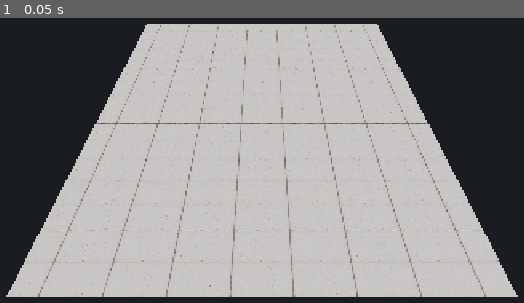
Above: before the commit, frame 1.
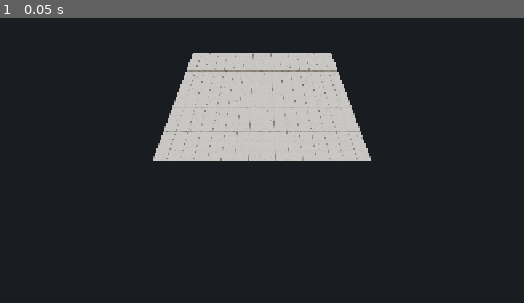
Above: after the commit, the same moment.

Repository: mehmetdem2005/Backrooms
Game: Godot game, scene res://Level.tscn
The game is run twice, just before and just after one commit, with the same random seed, the same clock (stepped at 60 frames per second) and the same inputs. Before the commit the project starts from res://Map.tscn.
Inputs:
- Up to frame 1 (0.05 s): no input

The runs differ from the first frame. In frame 1, 56% of the frame differs, in the area x 1-99%, y 2-98%.

Commit message:
FloorBuilder: switch to individual placeable parts (FloorTile.tscn = MeshInstance/PlaneMesh + user material) instead of GridMap; Level.tscn to assemble by drag/duplicate
https://claude.ai/code/session_01NRpMnaAWyeW9sMqBjCT8aX

Diff:
--- /dev/null
+++ b/FloorBuilder/FloorTile.tscn
@@ -0,0 +1,21 @@
+[gd_scene format=3]
+
+[ext_resource type="Texture2D" path="res://textures/floor_albedo.png" id="1_yie6u"]
+[ext_resource type="Texture2D" path="res://textures/floor_ao.png" id="2_43e23"]
+[ext_resource type="Texture2D" path="res://textures/floor_normal.png" id="3_504k0"]
+[ext_resource type="Texture2D" path="res://textures/floor_rough.png" id="4_7iy1d"]
+
+[sub_resource type="PlaneMesh" id="PlaneMesh_edwd6"]
+size = Vector2(4, 4)
+
+[sub_resource type="StandardMaterial3D" id="StandardMaterial3D_5wgok"]
+albedo_texture = ExtResource("1_yie6u")
+roughness_texture = ExtResource("4_7iy1d")
+normal_enabled = true
+normal_texture = ExtResource("3_504k0")
+ao_enabled = true
+ao_texture = ExtResource("2_43e23")
+
+[node name="FloorTile" type="MeshInstance3D" unique_id=612339827]
+mesh = SubResource("PlaneMesh_edwd6")
+surface_material_override/0 = SubResource("StandardMaterial3D_5wgok")
--- /dev/null
+++ b/FloorBuilder/Level.tscn
@@ -0,0 +1,117 @@
+[gd_scene format=3]
+
+[ext_resource type="Texture2D" path="res://textures/floor_albedo.png" id="1_wkftn"]
+[ext_resource type="Texture2D" path="res://textures/floor_ao.png" id="2_q4iis"]
+[ext_resource type="Texture2D" path="res://textures/floor_normal.png" id="3_m3clv"]
+[ext_resource type="Texture2D" path="res://textures/floor_rough.png" id="4_mxnmf"]
+
+[sub_resource type="PlaneMesh" id="PlaneMesh_edwd6"]
+size = Vector2(4, 4)
+
+[sub_resource type="StandardMaterial3D" id="StandardMaterial3D_5wgok"]
+albedo_texture = ExtResource("1_wkftn")
+roughness_texture = ExtResource("4_mxnmf")
+normal_enabled = true
+normal_texture = ExtResource("3_m3clv")
+ao_enabled = true
+ao_texture = ExtResource("2_q4iis")
+
+[sub_resource type="Environment" id="Environment_4eo0i"]
+background_mode = 1
+background_color = Color(0.1, 0.11, 0.13, 1)
+ambient_light_source = 2
+ambient_light_color = Color(0.92, 0.93, 0.95, 1)
+tonemap_mode = 4
+
+[node name="Level" type="Node3D" unique_id=1589881031]
+
+[node name="Floors" type="Node3D" parent="." unique_id=1090448567]
+
+[node name="FloorTile" type="MeshInstance3D" parent="Floors" unique_id=612339827]
+mesh = SubResource("PlaneMesh_edwd6")
+surface_material_override/0 = SubResource("StandardMaterial3D_5wgok")
+
+[node name="@MeshInstance3D@2" type="MeshInstance3D" parent="Floors" unique_id=953599214]
+transform = Transform3D(1, 0, 0, 0, 1, 0, 0, 0, 1, 0, 0, 4)
+mesh = SubResource("PlaneMesh_edwd6")
+surface_material_override/0 = SubResource("StandardMaterial3D_5wgok")
+
+[node name="@MeshInstance3D@3" type="MeshInstance3D" parent="Floors" unique_id=723432652]
+transform = Transform3D(1, 0, 0, 0, 1, 0, 0, 0, 1, 0, 0, 8)
+mesh = SubResource("PlaneMesh_edwd6")
+surface_material_override/0 = SubResource("StandardMaterial3D_5wgok")
+
+[node name="@MeshInstance3D@4" type="MeshInstance3D" parent="Floors" unique_id=1830559391]
+transform = Transform3D(1, 0, 0, 0, 1, 0, 0, 0, 1, 0, 0, 12)
+mesh = SubResource("PlaneMesh_edwd6")
+surface_material_override/0 = SubResource("StandardMaterial3D_5wgok")
+
+[node name="@MeshInstance3D@5" type="MeshInstance3D" parent="Floors" unique_id=819323309]
+transform = Transform3D(1, 0, 0, 0, 1, 0, 0, 0, 1, 4, 0, 0)
+mesh = SubResource("PlaneMesh_edwd6")
+surface_material_override/0 = SubResource("StandardMaterial3D_5wgok")
+
+[node name="@MeshInstance3D@6" type="MeshInstance3D" parent="Floors" unique_id=693110062]
+transform = Transform3D(1, 0, 0, 0, 1, 0, 0, 0, 1, 4, 0, 4)
+mesh = SubResource("PlaneMesh_edwd6")
+surface_material_override/0 = SubResource("StandardMaterial3D_5wgok")
+
+[node name="@MeshInstance3D@7" type="MeshInstance3D" parent="Floors" unique_id=644303221]
+transform = Transform3D(1, 0, 0, 0, 1, 0, 0, 0, 1, 4, 0, 8)
+mesh = SubResource("PlaneMesh_edwd6")
+surface_material_override/0 = SubResource("StandardMaterial3D_5wgok")
+
+[node name="@MeshInstance3D@8" type="MeshInstance3D" parent="Floors" unique_id=1290763777]
+transform = Transform3D(1, 0, 0, 0, 1, 0, 0, 0, 1, 4, 0, 12)
+mesh = SubResource("PlaneMesh_edwd6")
+surface_material_override/0 = SubResource("StandardMaterial3D_5wgok")
+
+[node name="@MeshInstance3D@9" type="MeshInstance3D" parent="Floors" unique_id=1139701631]
+transform = Transform3D(1, 0, 0, 0, 1, 0, 0, 0, 1, 8, 0, 0)
+mesh = SubResource("PlaneMesh_edwd6")
+surface_material_override/0 = SubResource("StandardMaterial3D_5wgok")
+
+[node name="@MeshInstance3D@10" type="MeshInstance3D" parent="Floors" unique_id=1283960898]
+transform = Transform3D(1, 0, 0, 0, 1, 0, 0, 0, 1, 8, 0, 4)
+mesh = SubResource("PlaneMesh_edwd6")
+surface_material_override/0 = SubResource("StandardMaterial3D_5wgok")
+
+[node name="@MeshInstance3D@11" type="MeshInstance3D" parent="Floors" unique_id=586732516]
+transform = Transform3D(1, 0, 0, 0, 1, 0, 0, 0, 1, 8, 0, 8)
+mesh = SubResource("PlaneMesh_edwd6")
+surface_material_override/0 = SubResource("StandardMaterial3D_5wgok")
+
+[node name="@MeshInstance3D@12" type="MeshInstance3D" parent="Floors" unique_id=165433744]
+transform = Transform3D(1, 0, 0, 0, 1, 0, 0, 0, 1, 8, 0, 12)
+mesh = SubResource("PlaneMesh_edwd6")
+surface_material_override/0 = SubResource("StandardMaterial3D_5wgok")
+
+[node name="@MeshInstance3D@13" type="MeshInstance3D" parent="Floors" unique_id=1442161825]
+transform = Transform3D(1, 0, 0, 0, 1, 0, 0, 0, 1, 12, 0, 0)
+mesh = SubResource("PlaneMesh_edwd6")
+surface_material_override/0 = SubResource("StandardMaterial3D_5wgok")
+
+[node name="@MeshInstance3D@14" type="MeshInstance3D" parent="Floors" unique_id=2040015277]
+transform = Transform3D(1, 0, 0, 0, 1, 0, 0, 0, 1, 12, 0, 4)
+mesh = SubResource("PlaneMesh_edwd6")
+surface_material_override/0 = SubResource("StandardMaterial3D_5wgok")
+
+[node name="@MeshInstance3D@15" type="MeshInstance3D" parent="Floors" unique_id=628271709]
+transform = Transform3D(1, 0, 0, 0, 1, 0, 0, 0, 1, 12, 0, 8)
+mesh = SubResource("PlaneMesh_edwd6")
+surface_material_override/0 = SubResource("StandardMaterial3D_5wgok")
+
+[node name="@MeshInstance3D@16" type="MeshInstance3D" parent="Floors" unique_id=1112453886]
+transform = Transform3D(1, 0, 0, 0, 1, 0, 0, 0, 1, 12, 0, 12)
+mesh = SubResource("PlaneMesh_edwd6")
+surface_material_override/0 = SubResource("StandardMaterial3D_5wgok")
+
+[node name="Camera3D" type="Camera3D" parent="." unique_id=1232050804]
+transform = Transform3D(1, 0, 0, 0, 0.791285, 0.6114475, 0, -0.6114475, 0.791285, 6, 17, 28)
+
+[node name="Sun" type="DirectionalLight3D" parent="." unique_id=822753608]
+transform = Transform3D(0.81915206, -0.46984634, 0.32898995, 0, 0.57357645, 0.81915206, -0.57357645, -0.6710101, 0.46984634, 0, 0, 0)
+light_energy = 0.8
+
+[node name="WorldEnvironment" type="WorldEnvironment" parent="." unique_id=949182967]
+environment = SubResource("Environment_4eo0i")
--- a/FloorBuilder/Map.tscn
+++ /dev/null
@@ -1,57 +0,0 @@
-[gd_scene format=3]
-
-[ext_resource type="Texture2D" path="res://textures/floor_albedo.png" id="1_7if1s"]
-[ext_resource type="Texture2D" path="res://textures/floor_ao.png" id="2_v6avs"]
-[ext_resource type="Texture2D" path="res://textures/floor_normal.png" id="3_8qak7"]
-[ext_resource type="Texture2D" path="res://textures/floor_rough.png" id="4_0f2yp"]
-
-[sub_resource type="StandardMaterial3D" id="StandardMaterial3D_by2kx"]
-albedo_texture = ExtResource("1_7if1s")
-roughness_texture = ExtResource("4_0f2yp")
-normal_enabled = true
-normal_texture = ExtResource("3_8qak7")
-ao_enabled = true
-ao_texture = ExtResource("2_v6avs")
-
-[sub_resource type="BoxMesh" id="BoxMesh_60xiu"]
-material = SubResource("StandardMaterial3D_by2kx")
-size = Vector3(4, 0.12, 4)
-
-[sub_resource type="BoxShape3D" id="BoxShape3D_l4cca"]
-size = Vector3(4, 0.12, 4)
-
-[sub_resource type="MeshLibrary" id="MeshLibrary_vm4q1"]
-item/0/name = "Floor"
-item/0/mesh = SubResource("BoxMesh_60xiu")
-item/0/mesh_transform = Transform3D(1, 0, 0, 0, 1, 0, 0, 0, 1, 0, -0.06, 0)
-item/0/mesh_cast_shadow = 1
-item/0/shapes = [SubResource("BoxShape3D_l4cca"), Transform3D(1, 0, 0, 0, 1, 0, 0, 0, 1, 0, -0.06, 0)]
-item/0/navigation_mesh_transform = Transform3D(1, 0, 0, 0, 1, 0, 0, 0, 1, 0, 0, 0)
-item/0/navigation_layers = 1
-
-[sub_resource type="Environment" id="Environment_ud676"]
-background_mode = 1
-background_color = Color(0.1, 0.11, 0.13, 1)
-ambient_light_source = 2
-ambient_light_color = Color(0.92, 0.93, 0.95, 1)
-tonemap_mode = 4
-
-[node name="Map" type="Node3D" unique_id=19472921]
-
-[node name="GridMap" type="GridMap" parent="." unique_id=1317258180]
-mesh_library = SubResource("MeshLibrary_vm4q1")
-cell_size = Vector3(4, 2, 4)
-cell_center_y = false
-data = {
-"cells": PackedInt32Array(0, 0, 0, 0, 1, 0, 0, 2, 0, 0, 3, 0, 0, 4, 0, 0, 5, 0, 0, 6, 0, 0, 7, 0, 1, 0, 0, 1, 1, 0, 1, 2, 0, 1, 3, 0, 1, 4, 0, 1, 5, 0, 1, 6, 0, 1, 7, 0, 2, 0, 0, 2, 1, 0, 2, 2, 0, 2, 3, 0, 2, 4, 0, 2, 5, 0, 2, 6, 0, 2, 7, 0, 3, 0, 0, 3, 1, 0, 3, 2, 0, 3, 3, 0, 3, 4, 0, 3, 5, 0, 3, 6, 0, 3, 7, 0, 4, 0, 0, 4, 1, 0, 4, 2, 0, 4, 3, 0, 4, 4, 0, 4, 5, 0, 4, 6, 0, 4, 7, 0, 5, 0, 0, 5, 1, 0, 5, 2, 0, 5, 3, 0, 5, 4, 0, 5, 5, 0, 5, 6, 0, 5, 7, 0, 6, 0, 0, 6, 1, 0, 6, 2, 0, 6, 3, 0, 6, 4, 0, 6, 5, 0, 6, 6, 0, 6, 7, 0, 7, 0, 0, 7, 1, 0, 7, 2, 0, 7, 3, 0, 7, 4, 0, 7, 5, 0, 7, 6, 0, 7, 7, 0)
-}
-
-[node name="Camera3D" type="Camera3D" parent="." unique_id=165321341]
-transform = Transform3D(1, 0, 0, 0, 0.70710677, 0.70710677, 0, -0.70710677, 0.70710677, 16, 22, 36)
-
-[node name="Sun" type="DirectionalLight3D" parent="." unique_id=806211808]
-transform = Transform3D(0.81915206, -0.46984634, 0.32898995, 0, 0.57357645, 0.81915206, -0.57357645, -0.6710101, 0.46984634, 0, 0, 0)
-light_energy = 0.8
-
-[node name="WorldEnvironment" type="WorldEnvironment" parent="." unique_id=762795680]
-environment = SubResource("Environment_ud676")
--- a/FloorBuilder/build_kit.gd
+++ b/FloorBuilder/build_parts.gd
@@ -8,30 +8,30 @@
     mat.normal_enabled = true
     mat.normal_texture = load("res://textures/floor_normal.png")
     mat.roughness = 1.0
-    var bm := BoxMesh.new()
-    bm.size = Vector3(4, 0.12, 4)
-    bm.material = mat
-    var ml := MeshLibrary.new()
-    ml.create_item(0)
-    ml.set_item_name(0, "Floor")
-    ml.set_item_mesh(0, bm)
-    ml.set_item_mesh_transform(0, Transform3D(Basis(), Vector3(0, -0.06, 0)))
-    var shp := BoxShape3D.new()
-    shp.size = Vector3(4, 0.12, 4)
-    ml.set_item_shapes(0, [shp, Transform3D(Basis(), Vector3(0, -0.06, 0))])
-    ResourceSaver.save(ml, "res://floor.meshlib.tres")
+    ResourceSaver.save(mat, "res://floor_material.tres")
 
-    var root := Node3D.new(); root.name = "Map"
-    var gm := GridMap.new(); gm.name = "GridMap"
-    gm.mesh_library = ml
-    gm.cell_size = Vector3(4, 2, 4)
-    gm.cell_center_y = false
-    root.add_child(gm); gm.owner = root
-    for x in range(0, 8):
-        for z in range(0, 8):
-            gm.set_cell_item(Vector3i(x, 0, z), 0)
+    # --- FloorTile.tscn : tek zemin parçası (PlaneMesh 4x4) ---
+    var tile := MeshInstance3D.new()
+    tile.name = "FloorTile"
+    var pm := PlaneMesh.new()
+    pm.size = Vector2(4, 4)
+    tile.mesh = pm
+    tile.set_surface_override_material(0, mat)
+    var ts := PackedScene.new()
+    ts.pack(tile)
+    ResourceSaver.save(ts, "res://FloorTile.tscn")
+
+    # --- Level.tscn : haritayı dizeceğin sahne (demo 4x4 + kamera + ışık) ---
+    var root := Node3D.new(); root.name = "Level"
+    var holder := Node3D.new(); holder.name = "Floors"
+    root.add_child(holder); holder.owner = root
+    for x in range(4):
+        for z in range(4):
+            var inst := ts.instantiate()
+            inst.position = Vector3(x * 4, 0, z * 4)
+            holder.add_child(inst); inst.owner = root
     var cam := Camera3D.new(); cam.name = "Camera3D"
-    cam.transform = Transform3D(Basis(), Vector3(16, 22, 36)).looking_at(Vector3(16, 0, 14), Vector3.UP)
+    cam.transform = Transform3D(Basis(), Vector3(6, 17, 28)).looking_at(Vector3(6, 0, 6), Vector3.UP)
     root.add_child(cam); cam.owner = root
     var sun := DirectionalLight3D.new(); sun.name = "Sun"
     sun.rotation = Vector3(deg_to_rad(-55), deg_to_rad(35), 0)
@@ -47,8 +47,8 @@
     env.tonemap_mode = Environment.TONE_MAPPER_AGX
     we.environment = env
     root.add_child(we); we.owner = root
-    var ps := PackedScene.new()
-    ps.pack(root)
-    ResourceSaver.save(ps, "res://Map.tscn")
-    print("KIT_BUILT meshlib+map ok")
+    var ls := PackedScene.new()
+    ls.pack(root)
+    ResourceSaver.save(ls, "res://Level.tscn")
+    print("PARTS_BUILT ok")
     quit()
--- a/FloorBuilder/floor.meshlib.tres
+++ /dev/null
@@ -1,30 +0,0 @@
-[gd_resource type="MeshLibrary" format=3]
-
-[ext_resource type="Texture2D" path="res://textures/floor_albedo.png" id="1_8w7sw"]
-[ext_resource type="Texture2D" path="res://textures/floor_ao.png" id="2_cjntu"]
-[ext_resource type="Texture2D" path="res://textures/floor_normal.png" id="3_mtkbx"]
-[ext_resource type="Texture2D" path="res://textures/floor_rough.png" id="4_j6ilf"]
-
-[sub_resource type="StandardMaterial3D" id="StandardMaterial3D_by2kx"]
-albedo_texture = ExtResource("1_8w7sw")
-roughness_texture = ExtResource("4_j6ilf")
-normal_enabled = true
-normal_texture = ExtResource("3_mtkbx")
-ao_enabled = true
-ao_texture = ExtResource("2_cjntu")
-
-[sub_resource type="BoxMesh" id="BoxMesh_60xiu"]
-material = SubResource("StandardMaterial3D_by2kx")
-size = Vector3(4, 0.12, 4)
-
-[sub_resource type="BoxShape3D" id="BoxShape3D_l4cca"]
-size = Vector3(4, 0.12, 4)
-
-[resource]
-item/0/name = "Floor"
-item/0/mesh = SubResource("BoxMesh_60xiu")
-item/0/mesh_transform = Transform3D(1, 0, 0, 0, 1, 0, 0, 0, 1, 0, -0.06, 0)
-item/0/mesh_cast_shadow = 1
-item/0/shapes = [SubResource("BoxShape3D_l4cca"), Transform3D(1, 0, 0, 0, 1, 0, 0, 0, 1, 0, -0.06, 0)]
-item/0/navigation_mesh_transform = Transform3D(1, 0, 0, 0, 1, 0, 0, 0, 1, 0, 0, 0)
-item/0/navigation_layers = 1
--- /dev/null
+++ b/FloorBuilder/floor_material.tres
@@ -0,0 +1,14 @@
+[gd_resource type="StandardMaterial3D" format=3]
+
+[ext_resource type="Texture2D" path="res://textures/floor_albedo.png" id="1_s6hm2"]
+[ext_resource type="Texture2D" path="res://textures/floor_ao.png" id="2_ldyjy"]
+[ext_resource type="Texture2D" path="res://textures/floor_normal.png" id="3_6llsb"]
+[ext_resource type="Texture2D" path="res://textures/floor_rough.png" id="4_3g8uw"]
+
+[resource]
+albedo_texture = ExtResource("1_s6hm2")
+roughness_texture = ExtResource("4_3g8uw")
+normal_enabled = true
+normal_texture = ExtResource("3_6llsb")
+ao_enabled = true
+ao_texture = ExtResource("2_ldyjy")
--- a/FloorBuilder/project.godot
+++ b/FloorBuilder/project.godot
@@ -3,7 +3,7 @@
 
 [application]
 config/name="Floor Builder"
-run/main_scene="res://Map.tscn"
+run/main_scene="res://Level.tscn"
 config/features=PackedStringArray("4.6", "Mobile")
 
 [display]
--- a/FloorBuilder/scenes/Builder.tscn
+++ /dev/null
@@ -1,6 +0,0 @@
-[gd_scene load_steps=2 format=3 uid="uid://b8floorbuilder01"]
-
-[ext_resource type="Script" path="res://scripts/Builder.gd" id="1_builder"]
-
-[node name="Builder" type="Node3D"]
-script = ExtResource("1_builder")
--- a/FloorBuilder/scripts/Builder.gd
+++ /dev/null
@@ -1,212 +0,0 @@
-extends Node3D
-## Zemin yerleştirme aracı: dokunduğun yere zemin koyar/kaldırır.
-## Sadece kullanıcının verdiği zemin dokusu kullanılır (placeholder yok).
-
-const G: float = 4.0  # tek karo = 4x4 m (üzerinde 4x4 fayans deseni)
-
-var cam: Camera3D
-var floor_mat: StandardMaterial3D
-var tile_mesh: BoxMesh
-var placed: Dictionary = {}     # Vector2i -> MeshInstance3D
-var cursor: MeshInstance3D
-
-# kamera
-var target: Vector3 = Vector3.ZERO
-var cam_yaw: float = deg_to_rad(35.0)
-var cam_pitch: float = deg_to_rad(-52.0)
-var cam_dist: float = 26.0
-
-# giriş takibi
-var press_pos: Vector2 = Vector2.ZERO
-var press_time: int = 0
-var dragging: bool = false
-var touch_points: Dictionary = {}
-var last_pinch: float = 0.0
-
-func _ready() -> void:
-	_setup_env()
-	_setup_material()
-	_setup_ground()
-	cam = Camera3D.new()
-	add_child(cam)
-	_update_cam()
-	cursor = _make_cursor()
-	add_child(cursor)
-	_make_ui()
-	# Demo: ortada 6x6 zemin (sen ekleyip çıkarabilirsin)
-	for x in range(-3, 3):
-		for z in range(-3, 3):
-			_place(Vector2i(x, z))
-
-func _setup_env() -> void:
-	var we: WorldEnvironment = WorldEnvironment.new()
-	var env: Environment = Environment.new()
-	env.background_mode = Environment.BG_COLOR
-	env.background_color = Color(0.07, 0.08, 0.10)
-	env.ambient_light_source = Environment.AMBIENT_SOURCE_COLOR
-	env.ambient_light_color = Color(0.92, 0.93, 0.96)
-	env.ambient_light_energy = 1.15
-	env.tonemap_mode = Environment.TONE_MAPPER_AGX
-	we.environment = env
-	add_child(we)
-	# tek hafif yön ışığı (ucuz; gerçek-zamanlı omni yığını YOK)
-	var sun: DirectionalLight3D = DirectionalLight3D.new()
-	sun.rotation = Vector3(deg_to_rad(-55.0), deg_to_rad(35.0), 0.0)
-	sun.light_energy = 0.5
-	add_child(sun)
-
-func _setup_material() -> void:
-	floor_mat = StandardMaterial3D.new()
-	floor_mat.albedo_texture = load("res://textures/floor_albedo.png")
-	floor_mat.roughness_texture = load("res://textures/floor_rough.png")
-	floor_mat.ao_enabled = true
-	floor_mat.ao_texture = load("res://textures/floor_ao.png")
-	floor_mat.normal_enabled = true
-	floor_mat.normal_texture = load("res://textures/floor_normal.png")
-	floor_mat.normal_scale = 1.0
-	floor_mat.roughness = 1.0
-	tile_mesh = BoxMesh.new()
-	tile_mesh.size = Vector3(G, 0.12, G)
-
-func _setup_ground() -> void:
-	var p: MeshInstance3D = MeshInstance3D.new()
-	var pm: PlaneMesh = PlaneMesh.new()
-	pm.size = Vector2(600, 600)
-	p.mesh = pm
-	var gm: StandardMaterial3D = StandardMaterial3D.new()
-	gm.albedo_color = Color(0.10, 0.11, 0.13)
-	gm.roughness = 0.9
-	p.set_surface_override_material(0, gm)
-	p.position.y = -0.08
-	add_child(p)
-
-func _make_cursor() -> MeshInstance3D:
-	var c: MeshInstance3D = MeshInstance3D.new()
-	var bm: BoxMesh = BoxMesh.new()
-	bm.size = Vector3(G, 0.03, G)
-	c.mesh = bm
-	var m: StandardMaterial3D = StandardMaterial3D.new()
-	m.albedo_color = Color(0.30, 0.80, 1.0, 0.35)
-	m.transparency = BaseMaterial3D.TRANSPARENCY_ALPHA
-	m.shading_mode = BaseMaterial3D.SHADING_MODE_UNSHADED
-	c.set_surface_override_material(0, m)
-	return c
-
-func _make_ui() -> void:
-	var cl: CanvasLayer = CanvasLayer.new()
-	add_child(cl)
-	var panel: ColorRect = ColorRect.new()
-	panel.color = Color(0, 0, 0, 0.45)
-	panel.position = Vector2(10, 10)
-	panel.size = Vector2(560, 40)
-	cl.add_child(panel)
-	var lbl: Label = Label.new()
-	lbl.text = "Dokun/Tıkla = zemin koy/kaldır   •   Sürükle = kaydır   •   Tekerlek / çift parmak = yakınlaştır"
-	lbl.position = Vector2(20, 18)
-	cl.add_child(lbl)
-
-func _cell_from_screen(sp: Vector2) -> Vector2i:
-	var from: Vector3 = cam.project_ray_origin(sp)
-	var dir: Vector3 = cam.project_ray_normal(sp)
-	if absf(dir.y) < 1e-5:
-		return Vector2i(2147483, 2147483)
-	var t: float = -from.y / dir.y
-	var hit: Vector3 = from + dir * t
-	return Vector2i(floori(hit.x / G), floori(hit.z / G))
-
-func _cell_center(c: Vector2i) -> Vector3:
-	return Vector3(float(c.x) * G + G * 0.5, 0.0, float(c.y) * G + G * 0.5)
-
-func _place(c: Vector2i) -> void:
-	if placed.has(c):
-		return
-	var mi: MeshInstance3D = MeshInstance3D.new()
-	mi.mesh = tile_mesh
-	mi.set_surface_override_material(0, floor_mat)
-	mi.position = _cell_center(c)
-	add_child(mi)
-	placed[c] = mi
-
-func _remove(c: Vector2i) -> void:
-	if placed.has(c):
-		placed[c].queue_free()
-		placed.erase(c)
-
-func _toggle(c: Vector2i) -> void:
-	if placed.has(c):
-		_remove(c)
-	else:
-		_place(c)
-
-func _process(_d: float) -> void:
-	var sp: Vector2 = get_viewport().get_mouse_position()
-	var c: Vector2i = _cell_from_screen(sp)
-	cursor.position = _cell_center(c) + Vector3(0.0, 0.09, 0.0)
-
-func _pan(rel: Vector2) -> void:
-	var b: Basis = cam.global_transform.basis
-	var right: Vector3 = b.x
-	right.y = 0.0
-	right = right.normalized()
-	var fwd: Vector3 = -b.z
-	fwd.y = 0.0
-	fwd = fwd.normalized()
-	var s: float = cam_dist * 0.0018
-	target += (-right * rel.x + fwd * rel.y) * s
-	_update_cam()
-
-func _update_cam() -> void:
-	var b: Basis = Basis.from_euler(Vector3(cam_pitch, cam_yaw, 0.0))
-	cam.position = target + b * Vector3(0.0, 0.0, cam_dist)
-	cam.look_at(target, Vector3.UP)
-
-func _zoom(amount: float) -> void:
-	cam_dist = clampf(cam_dist + amount, 7.0, 90.0)
-	_update_cam()
-
-func _unhandled_input(e: InputEvent) -> void:
-	if e is InputEventMouseButton:
-		if e.button_index == MOUSE_BUTTON_LEFT:
-			if e.pressed:
-				press_pos = e.position
-				press_time = Time.get_ticks_msec()
-				dragging = false
-			else:
-				if not dragging and Time.get_ticks_msec() - press_time < 350:
-					_toggle(_cell_from_screen(e.position))
-		elif e.button_index == MOUSE_BUTTON_WHEEL_UP:
-			_zoom(-2.5)
-		elif e.button_index == MOUSE_BUTTON_WHEEL_DOWN:
-			_zoom(2.5)
-	elif e is InputEventMouseMotion and (e.button_mask & MOUSE_BUTTON_MASK_LEFT):
-		if e.position.distance_to(press_pos) > 8.0:
-			dragging = true
-		if dragging:
-			_pan(e.relative)
-	elif e is InputEventScreenTouch:
-		if e.pressed:
-			touch_points[e.index] = e.position
-			if touch_points.size() == 1:
-				press_pos = e.position
-				press_time = Time.get_ticks_msec()
-				dragging = false
-		else:
-			if touch_points.has(e.index):
-				touch_points.erase(e.index)
-			if touch_points.size() < 2:
-				last_pinch = 0.0
-			if touch_points.size() == 0 and not dragging and Time.get_ticks_msec() - press_time < 350:
-				_toggle(_cell_from_screen(e.position))
-	elif e is InputEventScreenDrag:
-		touch_points[e.index] = e.position
-		if touch_points.size() >= 2:
-			var pts: Array = touch_points.values()
-			var d: float = pts[0].distance_to(pts[1])
-			if last_pinch > 0.0:
-				_zoom((last_pinch - d) * 0.06)
-			last_pinch = d
-		else:
-			if e.position.distance_to(press_pos) > 8.0:
-				dragging = true
-			if dragging:
-				_pan(e.relative)
Not shown, removed: FloorBuilder/build_kit.gd.uid
Not shown, added: FloorBuilder/build_parts.gd.uid
Not shown, removed: FloorBuilder/scripts/Builder.gd.uid
Not shown, changed: FloorBuilder.zip
